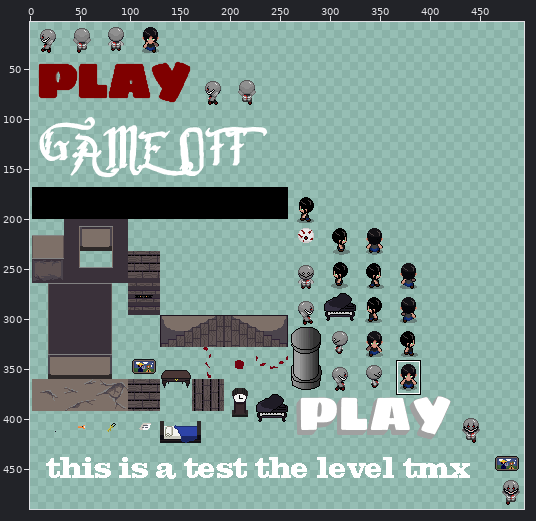
Edited in one commit: sprite sheet (android/assets/image/game.png). The picture above shows the old version from afar; the outline marks the close-up.
Close-up. Before the edit:
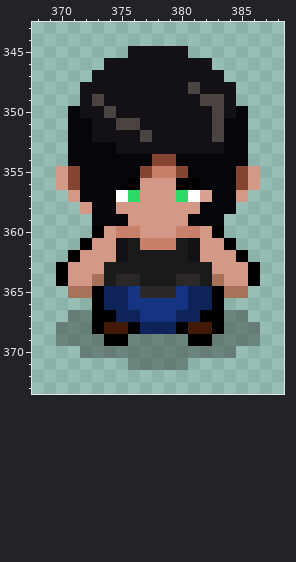
The file is 512x512 pixels. Pixels under 10% opacity are left out. Colours within 5 levels of each other are drawn and written as one. Shown: x 368..388, y 343..373. The wide view leaves out empty margins. The commit also changed other parts of the picture, which this record leaves out.
Now the later version:
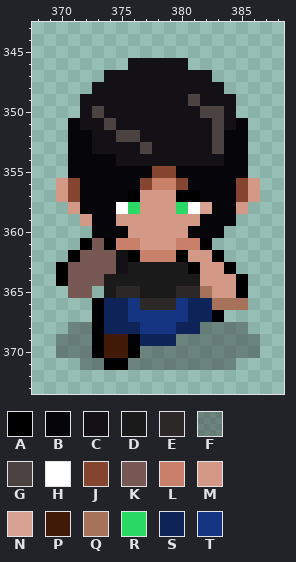
Palette (. is transparent): A #000000  B #06060a  C #131115  D #1a1a1a  E #2d2828  F #30303069  G #4b4242  H #ffffff  J #864531  K #775854  L #c8806a  M #d39886  N #d7a292  P #411a07  Q #a67259  R #2bda64  S #0e2357  T #153583
What changed:
y 345: x 376..380 CCCCC -> .....
y 346: x 374..375 CC -> ..; x 381..382 CC -> ..
y 347: x 373 C -> .; x 383 C -> .
y 348: x 372 C -> .; x 381 G -> C; x 384 C -> .
y 349: x 373 G -> C; x 381..383 CGG -> GCC
y 350: x 371 B -> .; x 373..374 CG -> GC; x 382 C -> G; x 385 B -> .
y 351: x 372 B -> C; x 374..376 CGG -> GCC; x 384 B -> C
y 352: x 375..377 CCG -> GGC
y 353: x 373..374 BB -> CC; x 377 C -> G; x 383 C -> G
y 354: x 375..383 BBBJJBBBB -> CCCCCCCCC
y 355: x 370..371 MJ -> .B; x 377..380 JLLJ -> BJJB; x 385..386 JM -> B.
y 356: x 376..381 AMMMAA -> BJLLJB
y 357: x 370..371 .M -> MJ; x 375..376 HR -> BA; x 380..382 RHN -> AAB; x 385..386 M. -> JM
y 358: x 371..372 .M -> MB; x 375..376 MM -> HR; x 380..382 MMB -> RHN; x 385 . -> M
y 359: x 372 . -> M; x 375 B -> M; x 381 B -> M; x 384 . -> B
y 360: x 373..376 AMLL -> BBBM; x 380..383 LLMA -> MBBB
y 361: x 373..384 MMCDLLLDCMMA -> KALLMMMLLA..
y 362: x 372..374 MMM -> KKK; x 376..381 DDDDDC -> ALLLAM; x 383..385 MMA -> A..
y 363: x 371..375 MMMDD -> KKKKC; x 381..382 DD -> AM; x 384..386 MMA -> A..
y 364: x 371..373 MMQ -> KKK; x 375..376 EE -> DD; x 380..383 EEDQ -> DDMM; x 385..386 MA -> A.
y 365: x 371..385 QQASSTEEETSSAQQ -> KK.DEEDDDEEQMMA
y 366: x 377..379 TTT -> EEE; x 383..385 A.. -> QQQ
y 367: x 371..372 FF -> ..; x 374 A -> S; x 376 S -> T; x 380 S -> T; x 382 A -> S; x 384..385 FF -> ..
y 368: x 370 F -> .; x 374..383 PPASSSAPPA -> SSSTTTSSFF; x 386 F -> .
y 369: x 373..379 FAAFFFF -> APPASSS; x 381..382 AA -> FF
y 370: x 370..371 .. -> FF; x 373..376 FFFF -> APPA; x 385..386 .. -> FF
y 371: x 372..375 .... -> FFAA; x 381..384 .... -> FFFF
Where, in picture pixels (left, top, right, bottom), the same in both close-ups:
changed: (56, 46, 260, 370)
